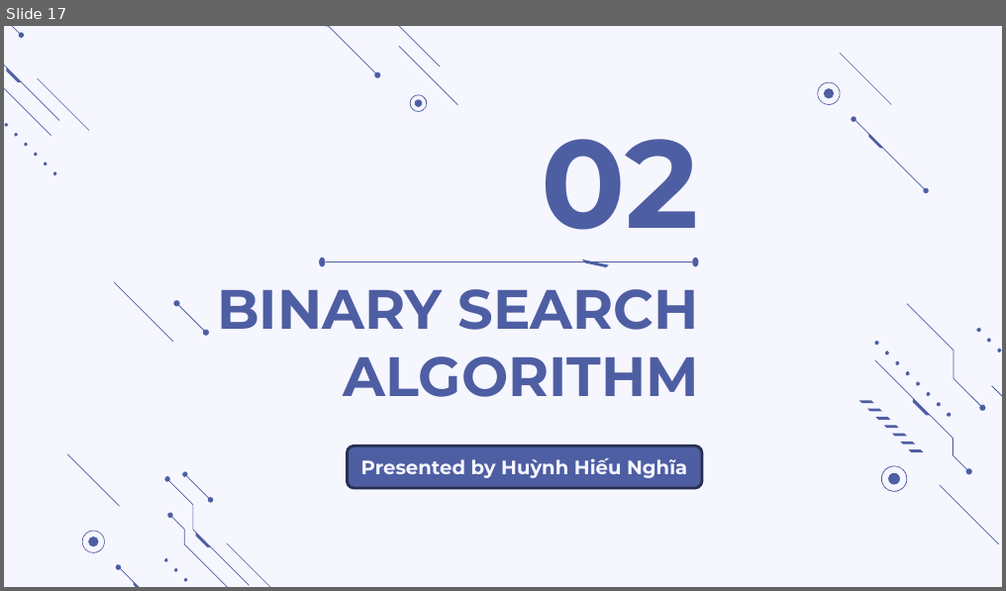
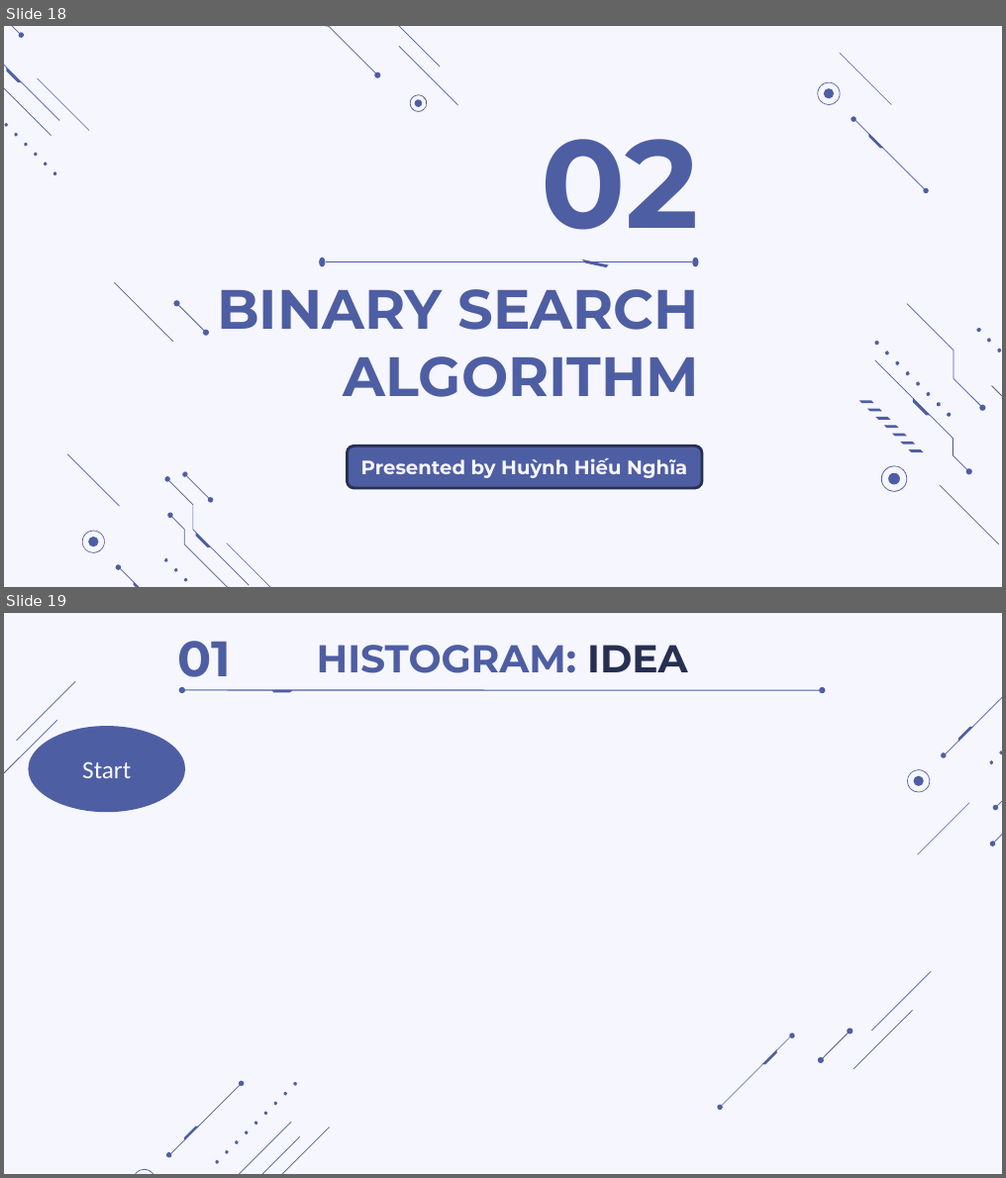
Before and after one commit to thdyqt/XLTHS, a slide deck: Slide.pptx. Shown one above the other, each under a label of ours: slide 17 before the commit, slides 18 and 19 after it. The pictures are 1006x591 and 1006x1178 pixels, drawn with LibreOffice and Linux fonts; fonts in the diff are those of the drawing. Boxes give left, top, right and bottom in pixels: in the first picture for what was removed or moved away, otherwise in the second. Text is boxed around its words. In the diff, an @@ line names an element or a change of style, - is before the commit and + after.

```diff
--- a/Slide.pptx
+++ b/Slide.pptx
@@ slide 19 added at (x1=4, y1=613, x2=1002, y2=1174), background #F6F6FF @@
@@ text added at (x1=177, y1=641, x2=231, y2=688), 36 pt, text #4E5EA3, bold @@
+01
@@ title added at (x1=317, y1=645, x2=687, y2=673), 28 pt, text #4E5EA3, bold @@
+HISTOGRAM: IDEA
@@ freeform shape added at (x1=16, y1=681, x2=76, y2=741), fill #4E5EA3 @@
@@ group added at (x1=178, y1=679, x2=826, y2=701): 2 ellipses, 1 freeform shape, 1 line @@
@@ freeform shape added at (x1=4, y1=720, x2=57, y2=779), fill #4E5EA3 @@
@@ ellipse added at (x1=28, y1=726, x2=184, y2=813), fill #4E5EA3, 18 pt, text #F6F6FF @@
+Start
@@ group added at (x1=907, y1=684, x2=1002, y2=855): 12 freeform shapes @@
@@ group added at (x1=818, y1=971, x2=931, y2=1070): 5 freeform shapes @@
@@ group added at (x1=718, y1=1033, x2=795, y2=1110): 4 freeform shapes @@
@@ group added at (x1=133, y1=1081, x2=331, y2=1174): 11 freeform shapes @@
@@ what was slide 17 is now slide 18 @@
```
Also in this commit, not shown: 14 other slides added, 8 other files.
